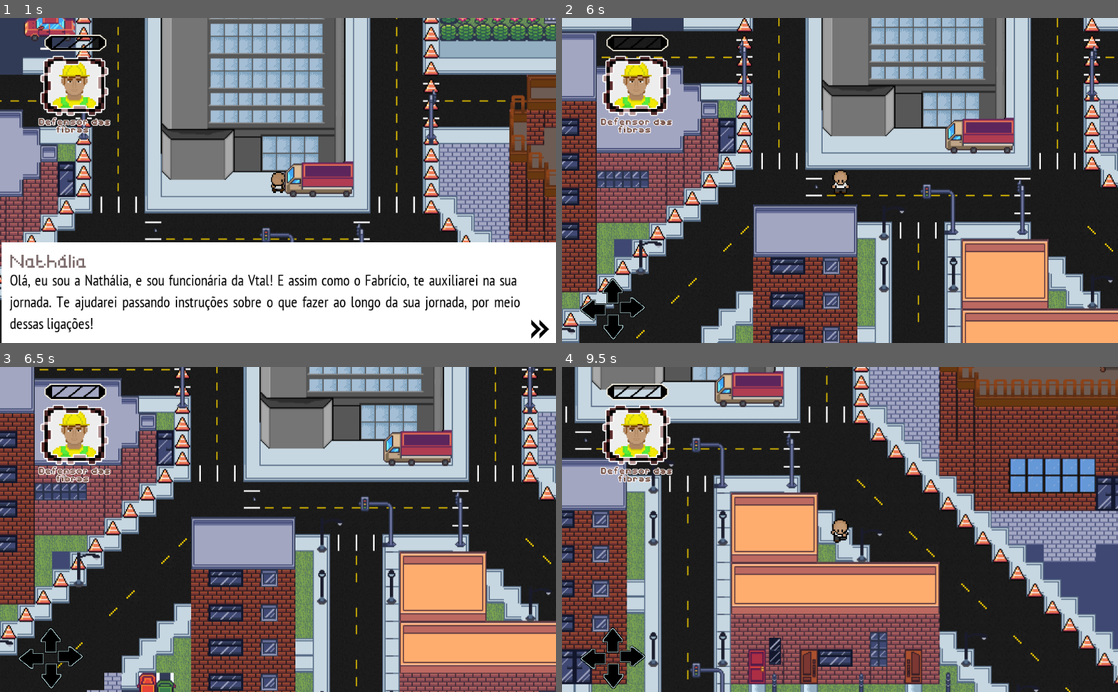
Above: before the commit, frames 1-4 (two rows, left to right).
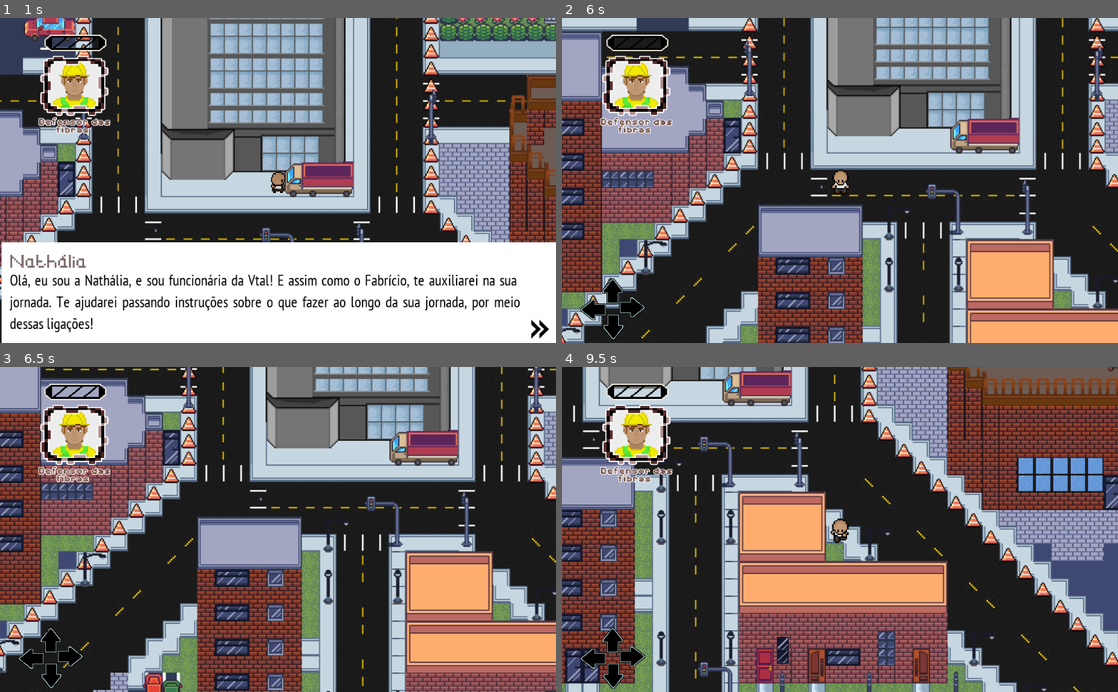
Above: after the commit, the same moments.

Repository: 2023M1T8-Inteli/grupo3
Game: Godot game, scene res://cenas/mapa_principal/mapa_principal.tscn
The game is run twice, just before and just after one commit, with the same random seed, the same clock (stepped at 60 frames per second) and the same inputs. This scene is started directly instead of the project's main scene.
Inputs (mouse positions are in pixels of both pictures, inside the frame that each line leads up to):
- Up to frame 1 (1 s): tap Enter (ui_accept) at 0.5, 0.77 s; hold Right (ui_right) from 0.53 s (still down)
- Up to frame 2 (6 s): release Right (ui_right) at 1.25 s; click (1101, 330) at 1.25 s; tap Enter (ui_accept) at 2, 2.27, 3.77, 4.52, 5.27 s; hold Down (ui_down) 2.03-2.78 s; hold Right (ui_right) 2.78-3.53 s; hold Up (ui_up) 3.53-4.28 s; hold Left (ui_left) 4.28-5.78 s; hold Down (ui_down) from 5.78 s (still down)
- Up to frame 3 (6.5 s): keep holding Down (ui_down)
- Up to frame 4 (9.5 s): release Down (ui_down) at 6.53 s; hold Right (ui_right) 6.53-7.28 s; tap Enter (ui_accept) at 6.77, 7.52, 8.27 s; hold Up (ui_up) 7.28-8.03 s; hold Right (ui_right) 8.03-8.78 s; hold Down (ui_down) from 8.78 s (still down)

Frame 1 is identical in both runs. In frame 2, 24% of the frame differs, in the area x 0-100%, y 0-100%; in frame 3, 28%; in frame 4, 42%.

Commit message:
Entrega_sprint_3

Diff:
--- a/src/Projeto-MR.Vtal/excl.gd
+++ b/src/Projeto-MR.Vtal/excl.gd
@@ -1,12 +1,7 @@
 extends Node2D
 
 
-# Declare member variables here. Examples:
-# var a = 2
-# var b = "text"
 
-
-# Called when the node enters the scene tree for the first time.
 func _ready():
 	 $AnimatedSprite.play()# Replace with function body.
 
--- a/src/Projeto-MR.Vtal/hud.gd
+++ b/src/Projeto-MR.Vtal/hud.gd
@@ -1,10 +1,10 @@
 extends Node2D
 onready var nivel_imag = $VBoxContainer/nivel
 
-func _ready():
+func _ready(): #mostra a pontuação zerada ao iniciar o jogo
 	$VBoxContainer/pont_0.show()
 
-func _process(delta):
+func _process(delta): #atualiza a hud a medida que ganha pontuação
 
 	if Global.pontuacao == 1:
 		$VBoxContainer/pont_1.show()
@@ -27,7 +27,7 @@
 		$VBoxContainer/pont_0.hide()
 		$VBoxContainer/pont_4.hide()
 
-	elif Global.pontuacao == 4:
+	elif Global.pontuacao == 4 or Global.pontuacao < 0 :
 		$VBoxContainer/pont_1.hide()
 		$VBoxContainer/pont_0.hide()
 		$VBoxContainer/pont3.hide()
@@ -35,11 +35,10 @@
 		$VBoxContainer/pont_4.show()
 		$Timer.start()
 
-	if Global.pontuacao == 2:
-		Global.nivel_2 = true
+	if Global.pontuacao == 2: #se subir de nivel, atualiza a moldura
 		$VBoxContainer/nome_nivel.texture = load("res://imagens/níveis/MolduraDuquePronta.png")
-
-func _on_Timer_timeout():
+		$Timer.start()
+func _on_Timer_timeout():#mostra a hud nova quando tiver 4 pontos ou pontos negativos
 	$VBoxContainer/pont_4.hide()
 	$VBoxContainer/pont_0.show()
 	$VBoxContainer/pont_1.hide()
--- a/src/Projeto-MR.Vtal/hud.tscn
+++ b/src/Projeto-MR.Vtal/hud.tscn
@@ -107,3 +107,7 @@
 frames = SubResource( 8 )
 
 [node name="moldura" type="Sprite" parent="VBoxContainer"]
+
+[node name="Timer" type="Timer" parent="."]
+
+[connection signal="timeout" from="Timer" to="." method="_on_Timer_timeout"]
--- a/src/Projeto-MR.Vtal/scripts/global/global.gd
+++ b/src/Projeto-MR.Vtal/scripts/global/global.gd
@@ -32,15 +32,16 @@
 	}
 }
 
-var nivel_1= false
-var nivel_2= false
-var nivel_3= false
-var nivel_4= false
-var nivel_5= false
-var controle_nathalia = true
+var nivel_1= false #variavel de controle de nível
+var nivel_2= false#variavel de controle de nível
+var nivel_3= false#variavel de controle de nível
+var nivel_4= false#variavel de controle de nível
+var nivel_5= false#variavel de controle de nível
+var area_1_desbl = false #variavel de controle para areas já desbloqueadas
+var controle_nathalia = true # variavel de controle do dialogo inicial
 var posicaox
 var posicaoy
-var pontuacao = 0
+var pontuacao = 0 #pontuação do personagem
 var controle_tela = true
 var teste
 func tela():
--- a/src/Projeto-MR.Vtal/scripts/mapa_principal/mapa_principal.gd
+++ b/src/Projeto-MR.Vtal/scripts/mapa_principal/mapa_principal.gd
@@ -3,7 +3,7 @@
 var dialogo = Global.falas["nathalia"] #carrega falas da nathalia
 var n = 0 #controle de falas, indíce do dicionário
 var controle = Global.controle_nathalia #controla se está no diálogo da nathalia, dicionário nathalia
-var nivel_2 = Global.nivel_2
+var nivel_2 = Global.nivel_2#verifica se o player passou de nível para iniciar a cutscene
 
 func _ready():
 	$dialogo.hide() #esconde dialogo e falas durante início da cena
@@ -15,11 +15,13 @@
 		$Timer4.start()
 #		Global.nivel_1 = true
 #		Global.pontuacao = 0
-	else:
+	else: #quando ele voltar da situação ele esconde a exclamação, atualiza a posição do personagem e apaga o dialogo inicial
 		$Situacao.queue_free() #após dialogo o personagem fica na posição inicial
 		$Personagem.position = Vector2(Global.posicaox,Global.posicaoy)
 		$excl.hide()
-	if Global.teste == true :
+	if Global.area_1_desbl == true:
+		$Sprite.queue_free()
+	if Global.nivel_2 == true :
 		$nivel_1.start()
 
 func _on_Situacao_body_entered(body): #inicia animação nathalia e começa o timer da cena
@@ -49,6 +51,7 @@
 	$Transition.queue_free()
 
 func _on_Area2D_body_entered(body): #personagem entra na casa e carrega a transição de entrada
+	Global.nivel_2 = false
 	get_tree().change_scene("res://casa_1_interno.tscn") # Replace with function body.
 
 func esconder(): #esconde a hud
@@ -65,18 +68,19 @@
 	Global.velocity(0)
 	$dialogo.show()
 
-func _on_nivel_1_timeout():
+func _on_nivel_1_timeout():#ao subir de nivel inicia uma cutscene para mostrar a area liberando
 	$Personagem/Camera2D/AnimationPlayer.play("area_desb")
 	$area_desbloqueada.start()
 
-func _on_nivel_12_timeout():
-	$Personagem/Camera2D/AnimationPlayer.play_backwards("area_desb")
-	$area_reverso.start() # Replace with function body.
 
-func _on_area_desbloqueada_timeout():
+func _on_area_desbloqueada_timeout(): # mostra os cones desaparecendo  e da queue free neles para que de para entrar na area
 	$Sprite/AnimationPlayer.play("sumir")
 	$Sprite/StaticBody2D.queue_free()
 	$nivel_1_2.start()
+func _on_nivel_12_timeout():# volta para a posição do personagem
+	$Personagem/Camera2D/AnimationPlayer.play_backwards("area_desb")
+	$area_reverso.start()
 
-func _on_area_reverso_timeout():
+func _on_area_reverso_timeout():# deixa a camera na posição do personagem
 	$Personagem/Camera2D.position = Vector2(0,0)
+	Global.area_1_desbl = true
--- a/src/Projeto-MR.Vtal/scripts/player/Jogador.gd
+++ b/src/Projeto-MR.Vtal/scripts/player/Jogador.gd
@@ -67,9 +67,9 @@
 
 		if controle_tela == false:
 			pass
-		else:
-			position.x = clamp(position.x, 0, screen_size.x) #Define o limite horizontal da tela
-			position.y = clamp(position.y, 0, screen_size.y) #Define o limite vertical da tela
+#		else:
+#			position.x = clamp(position.x, 0, screen_size.x) #Define o limite horizontal da tela
+#			position.y = clamp(position.y, 0, screen_size.y) #Define o limite vertical da tela
 		#Código comentado para poder instanciar o mapa principal diretamente sem definir a tela. Mas pro funcionamento do jogo, ele deve estar rodando
 func _on_Diamante_body_entered(body):
 	Global.velocity(0)
--- a/src/Projeto-MR.Vtal/scripts/situacoes/Situação1.gd
+++ b/src/Projeto-MR.Vtal/scripts/situacoes/Situação1.gd
@@ -93,5 +93,6 @@
 func _on_passar_pressed(): #volta o personagem para o mapa
 	Global.controle_false()
 	Global.atualizar_pontuacao(pontuacao)
-	Global.teste = true
+	if pontuacao == 2:#ao sair da situação se tiver a pontuação para subir de nível, atualiza a variavel global para a cutscene
+		Global.nivel_2 = true
 	get_tree().change_scene("res://cenas/mapa_principal/mapa_principal.tscn") # Replace with function body.
